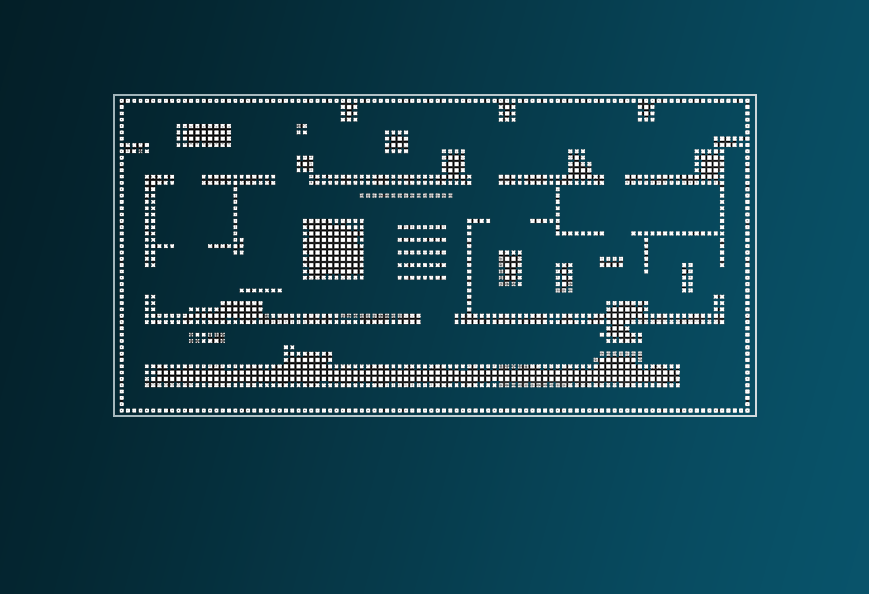
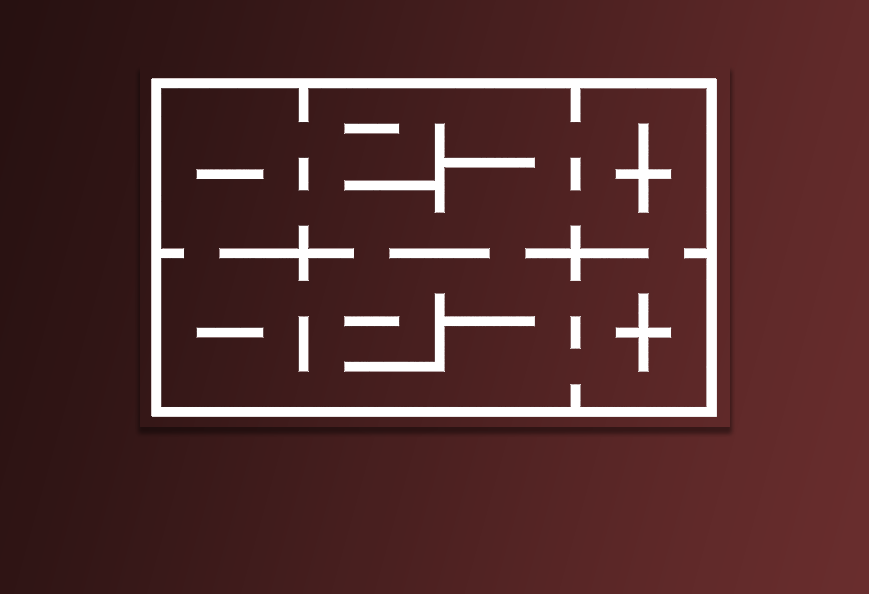
Revision of a layered 869×594 image; what changed, layer by layer:
added group "Map1" with 3 layers above "Map2" over [0,0,869,594]
added layer "Gradient Fill 1 copy" (overlay, 49%) in group "Map1" over [0,0,869,594]
added layer "Screen Shot 2019-04-21 at 9.26.37 PM" in group "Map1" over [140,67,730,427]
added layer "BG" in group "Map1" over [0,0,869,594]
hid group "Map2" (3 layers) over [0,0,869,594]
removed layer "Layer 1" from group "Map2" over [113,94,757,417]
